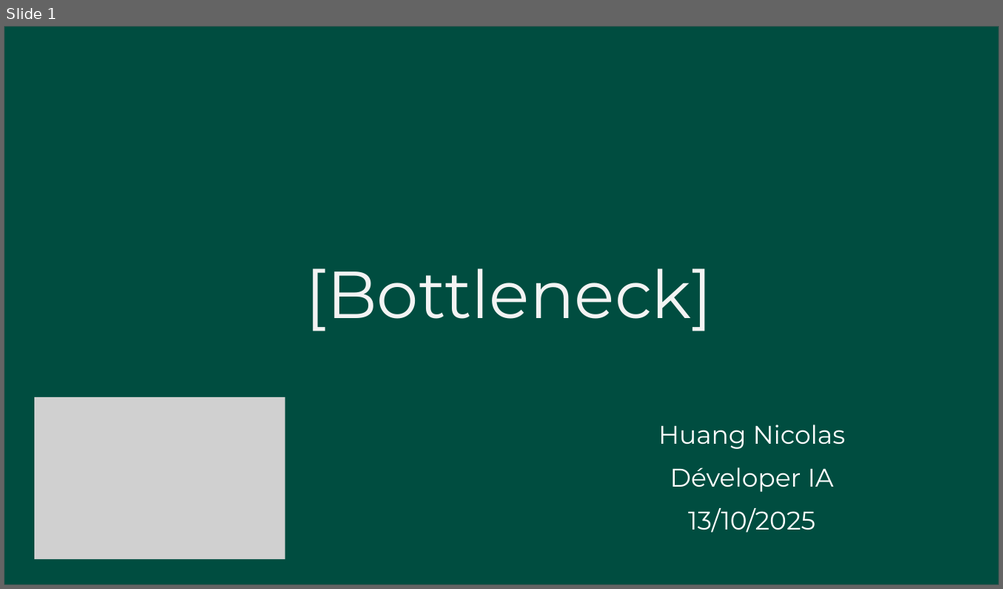
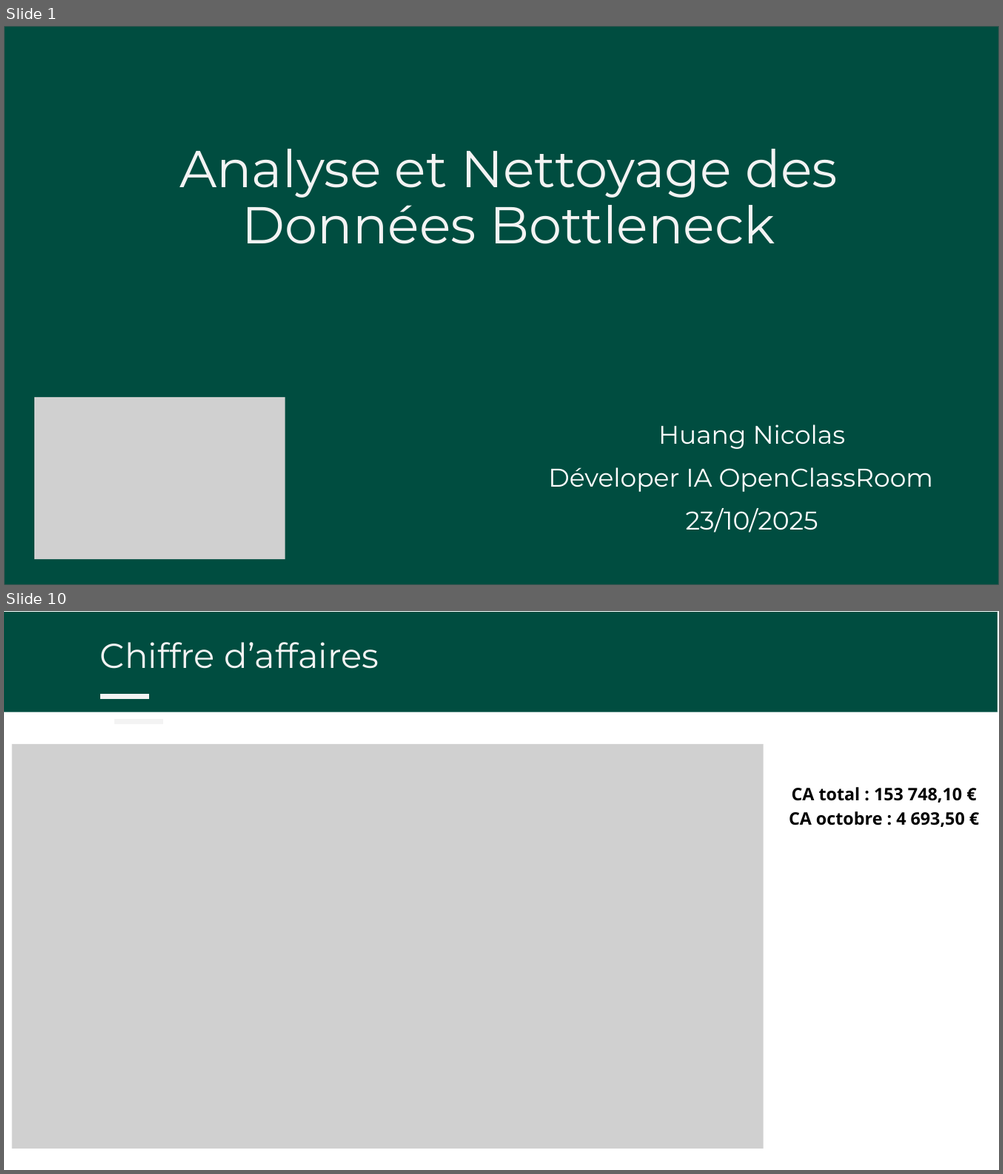
Before and after one commit to hNnicolas/P8_Gestion_donnee_boutique_python, a slide deck: Huang_Nicolas_2_Presentation_Bottleneck_102025.pptx. Shown one above the other, each under a label of ours: slide 1 before the commit, slides 1 and 10 after it; the slides between them are not shown. The pictures are 1003x589 and 1003x1174 pixels, drawn with LibreOffice and Linux fonts; fonts in the diff are those of the drawing; grey boxes stand for pictures. Boxes give left, top, right and bottom in pixels: in the first picture for what was removed or moved away, otherwise in the second. Text is boxed around its words. In the diff, an @@ line names an element or a change of style, - is before the commit and + after.

Commit message:
Mise à jour du notebook, présentation et graphiques d’analyse

```diff
--- a/Huang_Nicolas_2_Presentation_Bottleneck_102025.pptx
+++ b/Huang_Nicolas_2_Presentation_Bottleneck_102025.pptx
@@ slide 10 added at (4, 611, 999, 1170), background #FFFFFF @@
@@ freeform shape added at (4, 612, 998, 712), fill #004D40 @@
@@ freeform shape added at (4, 611, 998, 713), fill #FFFFFF @@
@@ text added at (99, 642, 378, 669), 50 pt, text #F3F3F3 @@
+Chiffre d’affaires
@@ freeform shape added at (100, 694, 149, 699), fill #F3F3F3 @@
@@ freeform shape added at (114, 719, 163, 724), fill #F3F3F3 @@
@@ picture added at (12, 744, 762, 1149) @@
@@ text added at (788, 787, 965, 827), 25 pt, text #000000, bold @@
+CA total : 153 748,10 €
+CA octobre : 4 693,50 €
@@ slide 1 changed as well @@
@@ text at (179, 149, 837, 244): text changed; size 96.2 to 75.2 pt @@
-[Bottleneck]
+Analyse et Nettoyage des Données Bottleneck
@@ text at (548, 468, 933, 492): text changed @@
-Déveloper IA
+Déveloper IA OpenClassRoom
@@ text at (686, 508, 818, 533): text changed @@
-13/10/2025
+23/10/2025
```
Also in this commit, not shown: 1 other slide changed, 14 other slides added, 11 slides removed, 14 other files.
